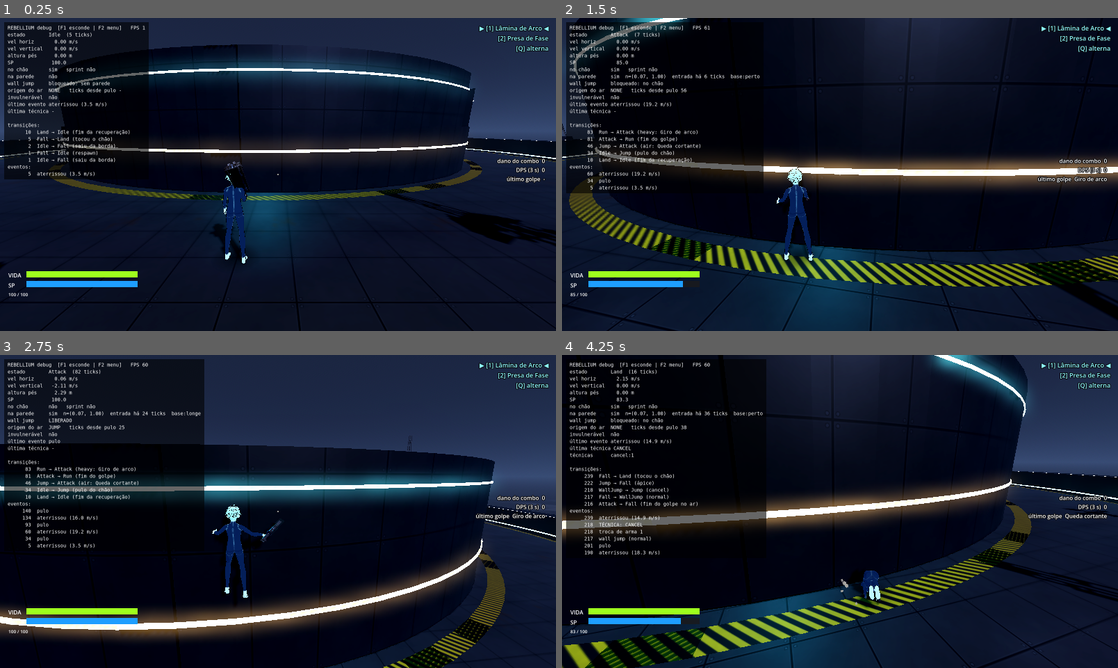
Above: before the commit, frames 1-4 (two rows, left to right).
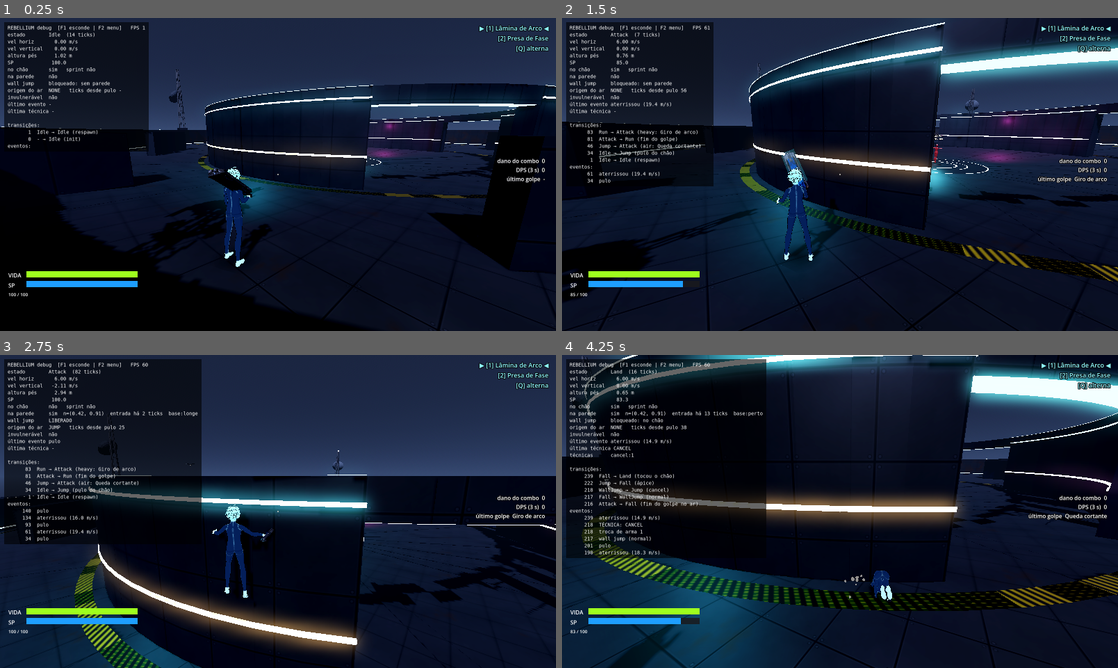
Above: after the commit, the same moments.

Repository: hugolnieri/Rebellium
Game: Godot game, scene res://scenes/arenas/SkyArena.tscn
Same seed, same stepped clock (60 frames per second), same inputs: the game is played once before the commit and once after it.
Inputs (mouse positions are in pixels of both pictures, inside the frame that each line leads up to):
- Up to frame 1 (0.25 s): no input
- Up to frame 2 (1.5 s): tap Enter at 0.5 s; move the mouse to (867, 174) at 0.52 s; hold Space (jump) 0.53-1.28 s; hold W (move_forward) from 0.53 s (still down); click (867, 174) at 0.67 s; move the mouse to (812, 174) at 1.27 s; right-click (812, 174) at 1.35 s
- Up to frame 3 (2.75 s): keep holding W (move_forward); tap Space (jump) at 1.52, 1.55, 1.82, 2.3 s; move the mouse to (289, 505) at 2.02 s; press the mouse at (289, 505) at 2.03 s
- Up to frame 4 (4.25 s): keep holding W (move_forward); move the mouse to (834, 517) at 2.77 s; release the mouse at (834, 517) at 2.78 s; tap V (shoulder_swap) at 2.85 s; click (834, 517) at 2.92 s; tap Space (jump) at 3.02, 3.05, 3.32 s; move the mouse to (878, 514) at 3.52 s; hold Space (jump) from 3.53 s (still down); tap 1 (weapon_slot_1) at 3.6 s

The runs differ from the first frame. In frame 1, 38% of the frame differs, in the area x 0-100%, y 4-100%; in frame 2, 48%, in the area x 0-100%, y 0-100%; in frame 3, 38%; in frame 4, 39%.

Commit message:
arena: chão em degradê, caçador vermelho e muros do novo desenho
- borda vermelha, travessas (N/S/L/O) e muros azuis com 2,25 m (metade do roxo);
  azuis e travessas no mesmo círculo, com espaçamento padrão
- muro roxo com 4,5 m e 0,75 m de grossura; 4 passagens de 7 m com teto na altura do roxo
- chão em degradê de 1,2 m, do centro preto (ponto mais baixo) até a borda
- postes de treino saem da SkyArena; fica o bot caçador (HunterBot, cópia do
  personagem em vermelho, parado, só recebe dano) no spawn do caçador
- floor_block_on_wall = false: o corpo desliza na parede em diagonal (antes o
  Godot parava o jogador nas emendas do muro)
- testes: spawn virado para o centro, base mais baixa, passagens, caçador único

Co-Authored-By: Claude <noreply@anthropic.com>
Claude-Session: https://claude.ai/code/session_01F2bQk4JmWMhxKZmCfNJjFU

Diff:
--- a/config/movement_config.tres
+++ b/config/movement_config.tres
@@ -8,6 +8,7 @@
 body_height = 1.8
 floor_max_angle_deg = 46.0
 floor_snap_length = 0.3
+floor_block_on_wall = false
 walk_speed = 6.0
 sprint_speed = 10.0
 ground_acceleration = 60.0
--- /dev/null
+++ b/scenes/arenas/HunterBot.tscn
@@ -0,0 +1,13 @@
+[gd_scene format=3]
+
+[ext_resource type="Script" path="res://scenes/arenas/training_dummy.gd" id="1"]
+[ext_resource type="Resource" path="res://config/dummy_config.tres" id="2"]
+[ext_resource type="PackedScene" path="res://assets/character/hero.glb" id="3"]
+
+[node name="HunterBot" type="AnimatableBody3D"]
+script = ExtResource("1")
+config = ExtResource("2")
+body_scene = ExtResource("3")
+body_color = Color(0.82, 0.08, 0.08, 1)
+body_scale = 0.942
+title = "CAÇADOR"
--- a/scenes/arenas/SkyArena.tscn
+++ b/scenes/arenas/SkyArena.tscn
@@ -5,7 +5,7 @@
 [ext_resource type="Shader" path="res://scenes/arenas/sky/clouds.gdshader" id="clouds"]
 [ext_resource type="Shader" path="res://scenes/arenas/sky/city.gdshader" id="city"]
 [ext_resource type="PackedScene" path="res://scenes/player/Player.tscn" id="player"]
-[ext_resource type="PackedScene" path="res://scenes/arenas/TrainingDummy.tscn" id="dummy"]
+[ext_resource type="PackedScene" path="res://scenes/arenas/HunterBot.tscn" id="hunter"]
 [ext_resource type="PackedScene" path="res://scenes/ui/HUD.tscn" id="hud"]
 [ext_resource type="PackedScene" path="res://scenes/ui/DebugHUD.tscn" id="dhud"]
 [ext_resource type="PackedScene" path="res://scenes/ui/CombatHUD.tscn" id="chud"]
@@ -137,27 +137,15 @@
 
 [node name="Dummies" type="Node3D" parent="."]
 
-[node name="DummyLeft" parent="Dummies" instance=ExtResource("dummy")]
-transform = Transform3D(1, 0, 0, 0, 1, 0, 0, 0, 1, -5, 0, -4)
-mode = 0
+[node name="HunterBot" parent="Dummies" instance=ExtResource("hunter")]
 
-[node name="DummyRight" parent="Dummies" instance=ExtResource("dummy")]
-transform = Transform3D(1, 0, 0, 0, 1, 0, 0, 0, 1, 5, 0, -4)
-mode = 0
-
-[node name="DummyAggressive" parent="Dummies" instance=ExtResource("dummy")]
-transform = Transform3D(1, 0, 0, 0, 1, 0, 0, 0, 1, 0, 0, -7)
-mode = 2
-
-[node name="DummyWalkway" parent="Dummies" instance=ExtResource("dummy")]
-transform = Transform3D(1, 0, 0, 0, 1, 0, 0, 0, 1, -20, 0, -6)
-mode = 0
+[node name="HunterSpawn" type="Marker3D" parent="."]
 
 [node name="Spawn" type="Marker3D" parent="."]
-transform = Transform3D(1, 0, 0, 0, 1, 0, 0, 0, 1, 0, 0.1, 21)
+transform = Transform3D(0.92388, 0, 0.382683, 0, 1, 0, -0.382683, 0, 0.92388, 8.23, 1.03, 19.86)
 
 [node name="Player" parent="." instance=ExtResource("player")]
-transform = Transform3D(1, 0, 0, 0, 1, 0, 0, 0, 1, 0, 0.1, 21)
+transform = Transform3D(0.92388, 0, 0.382683, 0, 1, 0, -0.382683, 0, 0.92388, 8.23, 1.03, 19.86)
 
 [node name="HUD" parent="." instance=ExtResource("hud")]
 
--- a/scenes/arenas/training_dummy.gd
+++ b/scenes/arenas/training_dummy.gd
@@ -2,6 +2,7 @@
 extends AnimatableBody3D
 ## Poste de treino: alvo dos golpes (grupo "hittable"). Mostra vida, números de dano e balança.
 ## Modos: parado, patrulha (vai e volta) e agressivo (contra-ataca em área com aviso).
+## Com `body_scene` o corpo vira esse modelo (ex.: o caçador vermelho da arena), pintado de `body_color`.
 
 enum Mode { STATIC, PATROL, AGGRESSIVE }
 
@@ -9,6 +10,12 @@
 @export var mode: Mode = Mode.STATIC
 ## Direção da patrulha (local).
 @export var patrol_axis: Vector3 = Vector3.RIGHT
+## Modelo do corpo no lugar dos cilindros (vazio = poste de treino padrão).
+@export var body_scene: PackedScene
+@export var body_color: Color = Color(0.86, 0.84, 0.79)
+@export var body_scale: float = 1.0
+## Nome mostrado acima do alvo (vazio = nome do modo).
+@export var title: String = ""
 
 var hp: float = 0.0
 var total_damage: float = 0.0
@@ -131,6 +138,8 @@
 
 
 func _mode_name() -> String:
+	if title != "":
+		return title
 	match mode:
 		Mode.PATROL:
 			return "POSTE MÓVEL"
@@ -171,7 +180,7 @@
 
 	var metal := _mat(Color(0.42, 0.44, 0.47), 0.35, 0.8)
 	var dark := _mat(Color(0.08, 0.08, 0.09), 0.6, 0.2)
-	_target_material = _mat(Color(0.86, 0.84, 0.79), 0.7, 0.0)
+	_target_material = _mat(body_color, 0.7, 0.0)
 	_target_material.emission_enabled = true
 	_target_material.emission = Color(1, 1, 1)
 	_warning_material = _mat(Color(0.25, 0.04, 0.05), 0.5, 0.0)
@@ -182,12 +191,19 @@
 	_pivot = Node3D.new()
 	_pivot.position = Vector3.UP * 0.12
 	add_child(_pivot)
-	_add_mesh(_pivot, _cyl(0.07, 0.09, 1.0), Vector3.UP * 0.5, metal)  # haste
-	_add_mesh(_pivot, _capsule(0.3, 0.85), Vector3.UP * 1.15, _target_material)  # tronco-alvo
-	for ring_y: float in [0.95, 1.15, 1.35]:
-		_add_mesh(_pivot, _cyl(0.31, 0.31, 0.04), Vector3.UP * ring_y, dark)
-	_add_mesh(_pivot, _sphere(0.17), Vector3.UP * 1.78, _target_material)  # cabeça
-	_add_mesh(_pivot, _cyl(0.32, 0.32, 0.06), Vector3.UP * 1.56, _warning_material)  # anel de aviso
+	if body_scene != null:
+		var body := body_scene.instantiate() as Node3D
+		body.scale = Vector3.ONE * body_scale
+		_pivot.add_child(body)
+		for mesh in body.find_children("*", "MeshInstance3D", true, false):
+			(mesh as MeshInstance3D).material_override = _target_material
+	else:
+		_add_mesh(_pivot, _cyl(0.07, 0.09, 1.0), Vector3.UP * 0.5, metal)  # haste
+		_add_mesh(_pivot, _capsule(0.3, 0.85), Vector3.UP * 1.15, _target_material)  # tronco-alvo
+		for ring_y: float in [0.95, 1.15, 1.35]:
+			_add_mesh(_pivot, _cyl(0.31, 0.31, 0.04), Vector3.UP * ring_y, dark)
+		_add_mesh(_pivot, _sphere(0.17), Vector3.UP * 1.78, _target_material)  # cabeça
+		_add_mesh(_pivot, _cyl(0.32, 0.32, 0.06), Vector3.UP * 1.56, _warning_material)  # anel de aviso
 	if mode == Mode.AGGRESSIVE:
 		_spin_arm = Node3D.new()
 		_spin_arm.position = Vector3.UP * 1.25
--- a/scenes/player/player.gd
+++ b/scenes/player/player.gd
@@ -111,6 +111,7 @@
 	model.apply_body_height(config.body_height)
 	floor_max_angle = deg_to_rad(config.floor_max_angle_deg)
 	floor_snap_length = config.floor_snap_length
+	floor_block_on_wall = config.floor_block_on_wall
 
 
 func _physics_process(delta: float) -> void:
--- a/scripts/core/movement_config.gd
+++ b/scripts/core/movement_config.gd
@@ -12,6 +12,8 @@
 @export_range(10.0, 80.0, 1.0, "suffix:°") var floor_max_angle_deg: float = 46.0
 ## Distância de "grude" no chão ao descer degraus/rampas.
 @export_range(0.0, 1.0, 0.01, "suffix:m") var floor_snap_length: float = 0.3
+## Parede de lado no chão: false = desliza nela (padrão do Godot é true, que para o corpo em diagonal).
+@export var floor_block_on_wall: bool = false
 
 @export_group("Chão")
 @export_range(0.5, 30.0, 0.1, "suffix:m/s") var walk_speed: float = 6.0
--- a/tests/integration/test_sky_arena.gd
+++ b/tests/integration/test_sky_arena.gd
@@ -1,6 +1,6 @@
 extends GutTest
-## Arena flutuante (modelo do Blender): colisão do chão, muro interno serve para wall jump e queda
-## da plataforma volta ao spawn.
+## Arena flutuante (modelo do Blender): chão em degradê (centro preto = ponto mais baixo), muro roxo serve
+## para wall jump e tem passagens verdes, o caçador vermelho é o único bot e a queda volta ao spawn.
 
 const ARENA: PackedScene = preload("res://scenes/arenas/SkyArena.tscn")
 const Driver = preload("res://tests/helpers/player_driver.gd")
@@ -22,38 +22,65 @@
 	d.step(20)
 
 
-func test_player_stands_on_the_platform_deck() -> void:
+func test_player_stands_on_the_spawn() -> void:
+	var spawn := arena.get_node("Spawn") as Marker3D
 	assert_true(player.is_on_floor(), "pisa no chão gerado pelo Blender")
-	assert_almost_eq(player.global_position.y, 0.0, 0.1)
+	assert_almost_eq(player.global_position.y, spawn.global_position.y, 0.1)
+
+
+func test_spawn_faces_the_center() -> void:
+	var spawn := arena.get_node("Spawn") as Marker3D
+	var forward := -spawn.global_basis.z
+	var to_center := -spawn.global_position
+	to_center.y = 0.0
+	assert_gt(forward.dot(to_center.normalized()), 0.99, "começa virado para o centro")
+
+
+func test_black_base_is_the_lowest_point_and_the_floor_rises_outward() -> void:
+	var spawn := arena.get_node("Spawn") as Marker3D
+	player.respawn(Transform3D(Basis(), Vector3(1.5, 2.0, 1.5)))
+	d.step(60)
+	assert_true(player.is_on_floor(), "centro preto tem chão")
+	assert_almost_eq(player.global_position.y, 0.0, 0.1, "centro preto é o ponto mais baixo")
+	assert_gt(spawn.global_position.y, player.global_position.y + 0.8, "o chão sobe em degradê até a borda")
 
 
 func test_inner_wall_allows_wall_jump() -> void:
-	# Da passarela (z = 21) correndo para o centro, o muro interno fica em z = 17.
-	d.step_until(func() -> bool: return player.global_position.z < 19.0, 60, Vector2(0, 1))
+	# De fora do muro roxo (r = 14,6), andando para o centro a partir de z = -17.
+	player.respawn(Transform3D(Basis(Vector3.UP, PI), Vector3(0.0, 1.0, -17.0)))
+	d.look_yaw = PI
+	d.step_until(func() -> bool: return player.global_position.z > -16.0, 60, Vector2(0, 1))
 	d.press_jump()
 	d.step(1, Vector2(0, 1))
 	assert_gt(d.step_until(func() -> bool: return player.wall_sensor.has_contact, 90, Vector2(0, 1)), 0,
-		"encostou no muro interno")
+		"encostou no muro roxo")
 	d.press_jump()
 	d.step(1)
 	assert_eq(player.get_state_name(), &"WallJump")
 
 
 func test_falling_off_the_platform_respawns() -> void:
+	var spawn := arena.get_node("Spawn") as Marker3D
 	player.respawn(Transform3D(Basis(), Vector3(40, -25, 0)))
 	await wait_physics_frames(3)
-	assert_almost_eq(player.global_position.z, 21.0, 0.2, "voltou ao spawn depois de cair")
+	assert_lt(player.global_position.distance_to(spawn.global_position), 0.3, "voltou ao spawn depois de cair")
 
 
-func test_gate_low_wall_blocks_walking_through() -> void:
-	# Passagem na diagonal (+X, -Z): o muro baixo fecha a entrada andando.
-	var dir := Vector3(1, 0, -1).normalized()
-	player.respawn(Transform3D(Basis(), dir * 20.0 + Vector3.UP * 0.05))
-	d.look_yaw = PI * 0.75  # olhando para o centro
+func test_purple_wall_blocks_walking_but_green_doors_let_through() -> void:
+	# O muro roxo fecha o caminho (de -z para o centro)...
+	player.respawn(Transform3D(Basis(Vector3.UP, PI), Vector3(0.0, 1.0, -17.0)))
+	d.look_yaw = PI
 	d.step(120, Vector2(0, 1))
 	var r := Vector2(player.global_position.x, player.global_position.z).length()
-	assert_gt(r, 16.9, "parou no muro baixo (r = %.2f)" % r)
+	assert_gt(r, 14.4, "parou no muro roxo (r = %.2f)" % r)
 	assert_true(player.is_on_floor())
+	# ...mas a passagem verde na diagonal (-X, -Z) deixa entrar andando.
+	var dir := Vector3(-1, 0, -1).normalized()
+	player.respawn(Transform3D(Basis(), dir * 17.5 + Vector3.UP))
+	d.look_yaw = -0.75 * PI  # olhando para o centro
+	d.step(120, Vector2(0, 1))
+	r = Vector2(player.global_position.x, player.global_position.z).length()
+	assert_lt(r, 10.0, "passou pela passagem verde (r = %.2f)" % r)
 
 
 func test_wall_collision_is_smooth_convex_blocks() -> void:
@@ -64,12 +91,31 @@
 
 
 func test_sliding_along_the_curved_wall_does_not_snag() -> void:
-	# Passarela encostada no muro (r = 17,5), andando na tangente e empurrando para dentro: desliza.
-	player.respawn(Transform3D(Basis(), Vector3(0, 0.05, 17.5)))
-	d.look_yaw = PI * 0.5 - 0.35  # para -X, um pouco virado contra o muro
+	# Passarela colada no muro roxo por fora (r = 15,3), andando na tangente e empurrando para dentro.
+	player.respawn(Transform3D(Basis(), Vector3(0.0, 1.0, -15.3)))
+	d.look_yaw = PI * 0.5 + 0.35
 	d.step(20, Vector2(0, 1))
 	var slowest := INF
 	for i in 60:
 		d.step(1, Vector2(0, 1))
 		slowest = minf(slowest, player.get_horizontal_speed())
 	assert_gt(slowest, 3.0, "não engancha nas emendas do muro (mínimo %.2f m/s)" % slowest)
+
+
+func test_hunter_bot_is_the_only_bot_on_the_map() -> void:
+	var bots: Array = arena.get_node("Dummies").get_children().filter(
+		func(n: Node) -> bool: return n is TrainingDummy)
+	assert_eq(bots.size(), 1, "só o caçador é bot na arena")
+	assert_eq(String(bots[0].name), "HunterBot")
+
+
+func test_hunter_bot_stands_on_the_black_base_and_only_takes_damage() -> void:
+	var bot := arena.get_node("Dummies/HunterBot") as TrainingDummy
+	var hunter_spawn := arena.get_node("HunterSpawn") as Marker3D
+	assert_true(bot.is_in_group(&"hittable"), "é alvo dos golpes")
+	assert_eq(bot.mode, TrainingDummy.Mode.STATIC, "parado: não faz nada, só recebe dano")
+	assert_lt(bot.global_position.distance_to(hunter_spawn.global_position), 0.05, "nasce no spawn do caçador")
+	assert_gt(bot.find_children("*", "MeshInstance3D", true, false).size(), 0, "corpo é o modelo do personagem")
+	var max_hp: float = bot.config.max_hp
+	assert_true(bot.take_hit({"damage": 10.0, "kind": &"light", "knockback": Vector3.ZERO}), "aceita dano")
+	assert_almost_eq(bot.hp, max_hp - 10.0, 0.01)
Binary file changed: assets/arena/sky_arena.glb
Not shown, changed: CLAUDE.md
Not shown, changed: art/arena/sky_arena.blend
Not shown, changed: docs/ESCOPO.md
Not shown, changed: docs/ROTEIRO_TESTE.md
Not shown, changed: tools/blender/build_sky_arena.py
